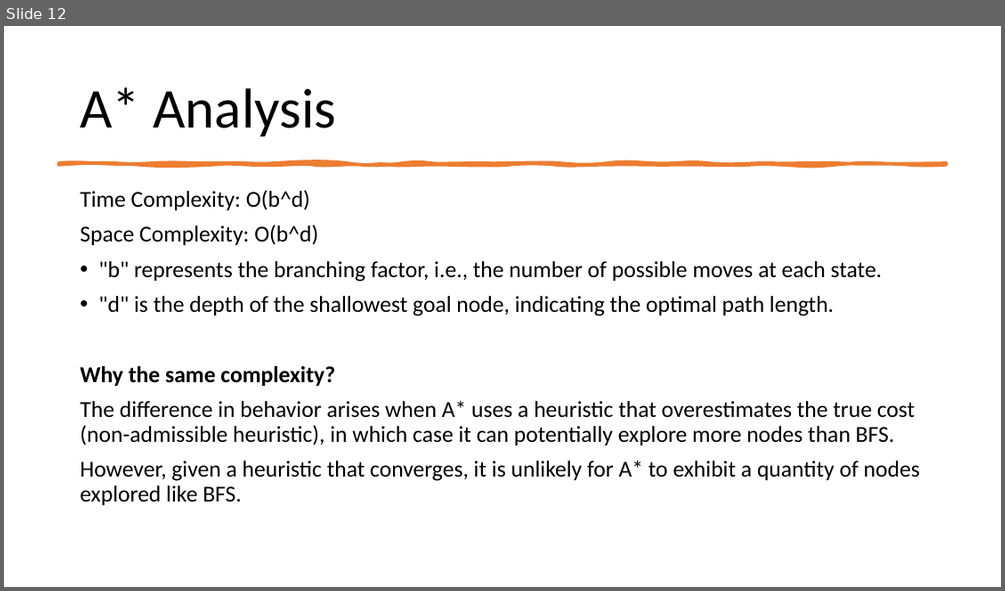
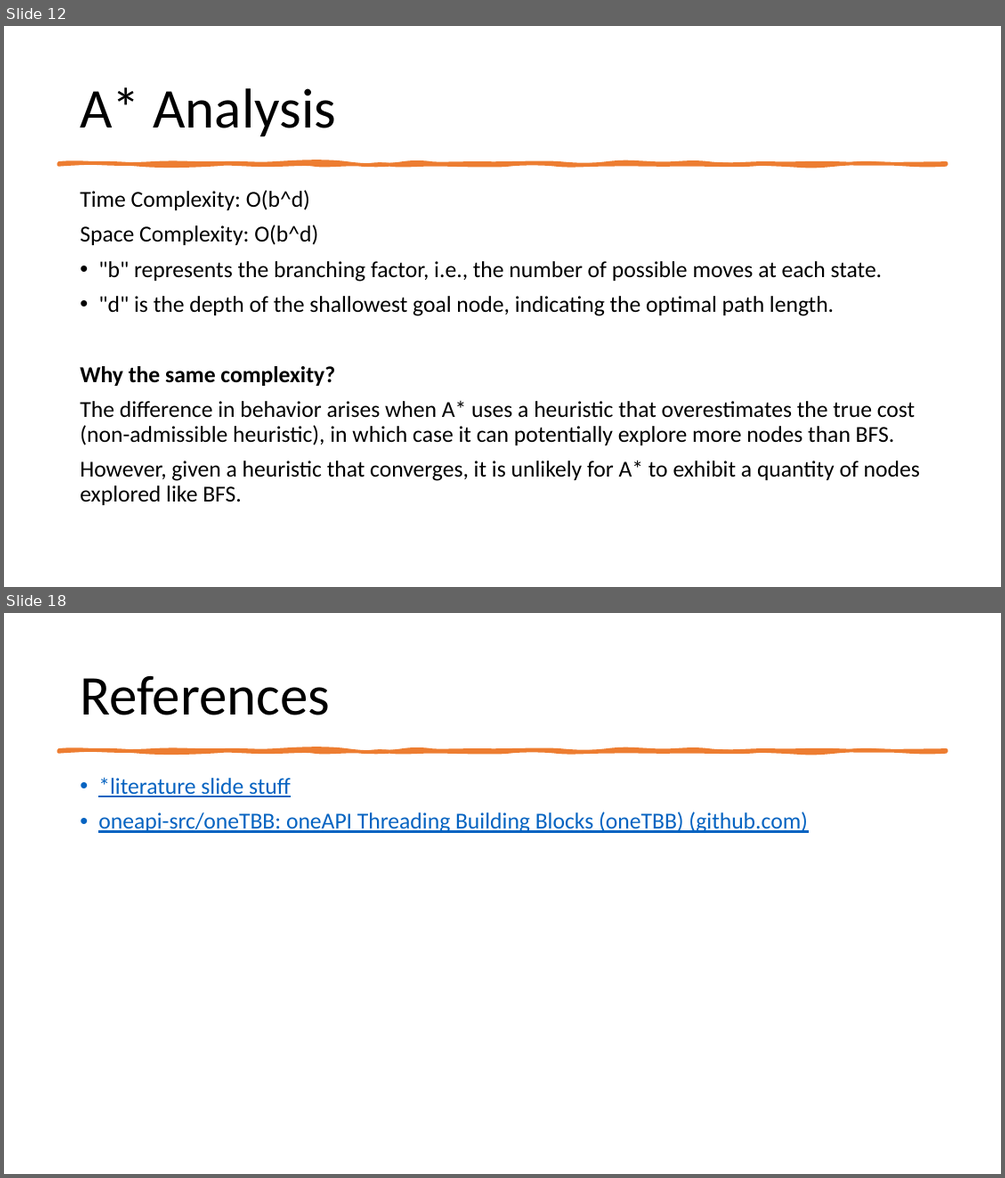
Before and after one commit to danieltebor/cs4306-course-project, a slide deck: docs/cs4306-course-project-presentation.pptx. Shown one above the other, each under a label of ours: slide 12 before the commit, slides 12 and 18 after it; the slides between them are not shown. The pictures are 1005x591 and 1005x1178 pixels, drawn with LibreOffice and Linux fonts; fonts in the diff are those of the drawing. Boxes give left, top, right and bottom in pixels: in the first picture for what was removed or moved away, otherwise in the second. Text is boxed around its words. In the diff, an @@ line names an element or a change of style, - is before the commit and + after.

```diff
--- a/docs/cs4306-course-project-presentation.pptx
+++ b/docs/cs4306-course-project-presentation.pptx
@@ slide 18 added at (4, 613, 1001, 1174), background #FFFFFF @@
@@ title added at (80, 676, 330, 715), 54 pt, text #000000 @@
+References
@@ freeform shape added at (58, 750, 947, 751), fill #ED7D31, outline #ED7D31 3.25 pt @@
@@ text added at (98, 777, 808, 833), 22 pt, text #0563C1, underline @@
+• *literature slide stuff
+• oneapi-src/oneTBB: oneAPI Threading Building Blocks (oneTBB) (github.com)
```
Also in this commit, not shown: 10 slides changed, 17 other files.
